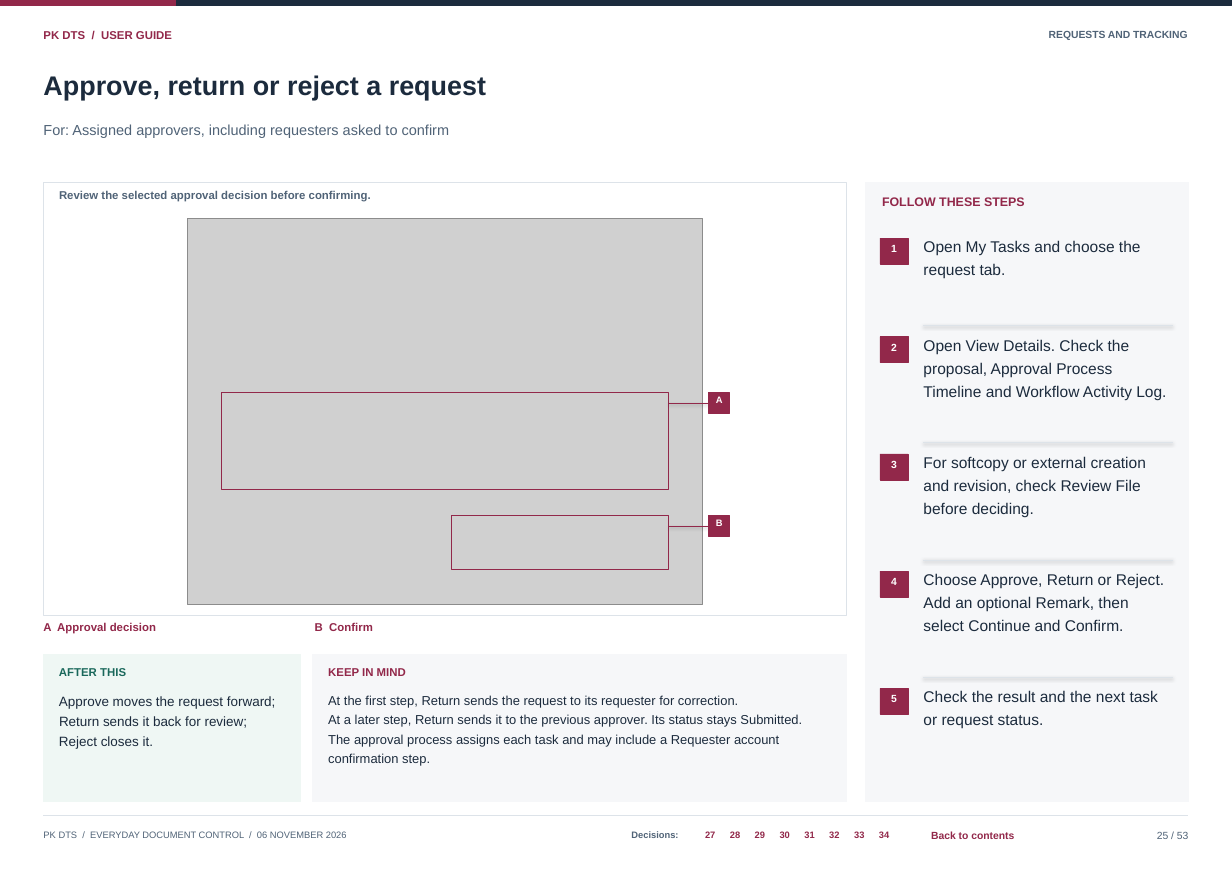
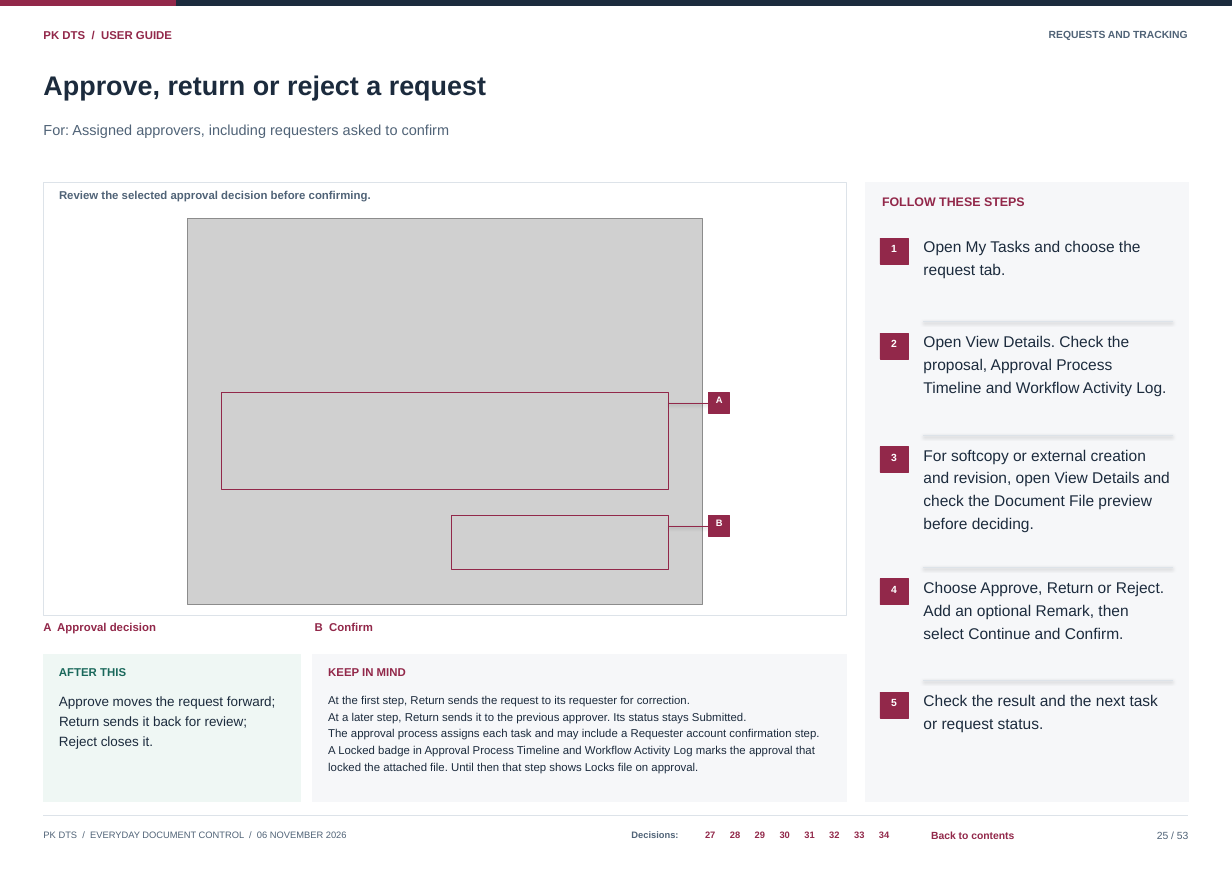
Before and after one commit to curib123/pk_document_tracking_system, a slide deck: slide 25 of docs/system-documentation/PK_DTS_User_Guide.pptx. Drawn at 1232x872 pixels with LibreOffice and Linux fonts; fonts in the diff are those of the drawing; grey boxes stand for pictures. Boxes give left, top, right and bottom in pixels: in the first picture for what was removed or moved away, otherwise in the second. Text is boxed around its words. In the diff, an @@ line names an element or a change of style, - is before the commit and + after.

```diff
--- a/docs/system-documentation/PK_DTS_User_Guide.pptx
+++ b/docs/system-documentation/PK_DTS_User_Guide.pptx
@@ 5 texts, 1 rectangle, 1 line: place and size @@
-5 texts, 1 rectangle, 1 line at box(880, 325, 1173, 471)
+5 texts, 1 rectangle, 1 line at box(880, 321, 1173, 464)
@@ 1 text, 1 line, 1 rectangle: place and size @@
-1 text, 1 line, 1 rectangle at box(880, 443, 1173, 480)
+1 text, 1 line, 1 rectangle at box(880, 435, 1173, 473)
@@ text added at box(923, 471, 1170, 486), 15 pt, text #1C2B3D @@
+and revision, open View Details and
@@ text at box(923, 494, 1151, 509): text changed @@
-and revision, check Review File
+check the Document File preview
@@ text "before deciding.": place and size @@
-text "before deciding." at box(923, 502, 1034, 517)
+text "before deciding." at box(923, 517, 1034, 533)
@@ 5 texts, 2 rectangles, 2 lines: place and size @@
-5 texts, 2 rectangles, 2 lines at box(880, 560, 1173, 729)
+5 texts, 2 rectangles, 2 lines at box(880, 567, 1173, 733)
@@ text "4": place and size @@
-text "4" at box(891, 578, 897, 585)
+text "4" at box(891, 586, 897, 593)
@@ text "Choose Approve, Return or Reject.": place and size @@
-text "Choose Approve, Return or Reject." at box(923, 573, 1164, 589)
+text "Choose Approve, Return or Reject." at box(923, 581, 1164, 596)
@@ text "At the first step, Return ..." at box(328, 695, 690, 707): size 12.5 to 11 pt @@
@@ text "At a later step, Return ..." at box(328, 712, 747, 724): size 12.5 to 11 pt @@
@@ text at box(328, 729, 820, 740): text changed; size 12.5 to 11 pt @@
-The approval process assigns each task and may include a Requester account
+The approval process assigns each task and may include a Requester account confirmation step.
@@ text added at box(328, 745, 815, 757), 11 pt, text #1C2B3D @@
+A Locked badge in Approval Process Timeline and Workflow Activity Log marks the approval that
@@ text removed at box(328, 753, 430, 765) @@
-confirmation step.
@@ text added at box(328, 762, 698, 774), 11 pt, text #1C2B3D @@
+locked the attached file. Until then that step shows Locks file on approval.
```
Also in this commit, not shown: 23 other slides changed, 22 other files.
